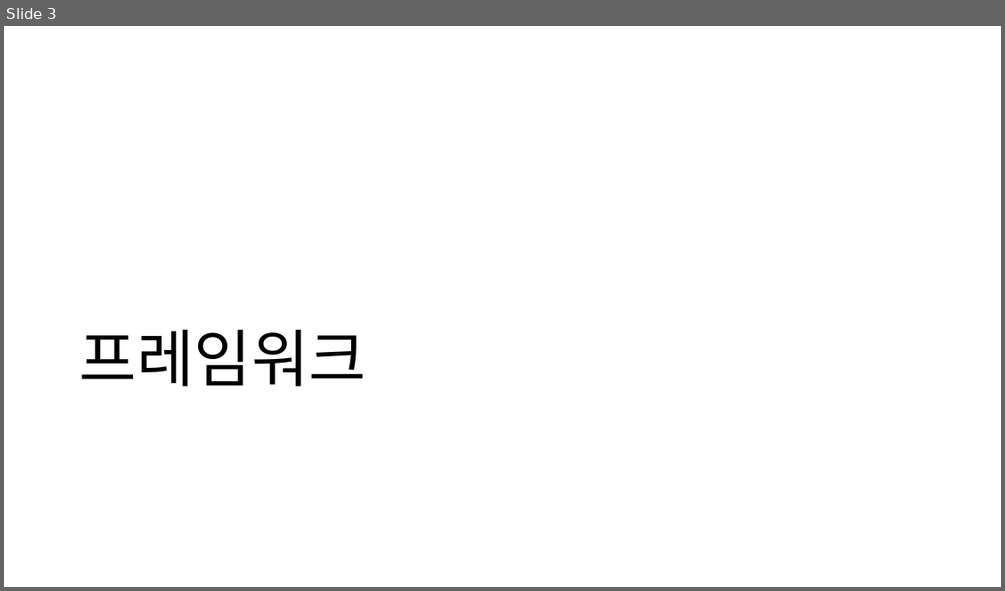
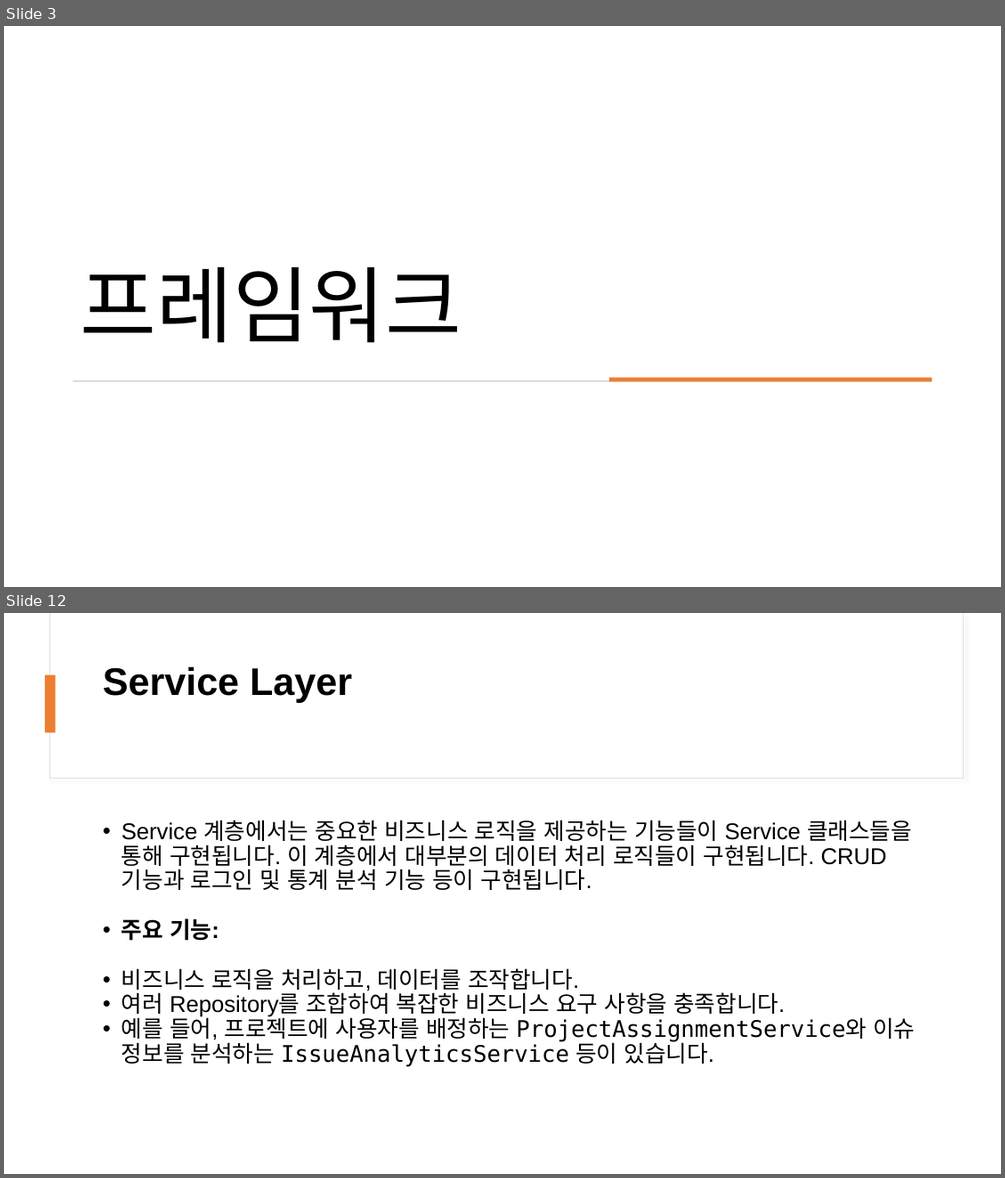
Before and after one commit to Son2kwon/SE_Project, a slide deck: Non-Coding-Region/SE_project 동영상 용 PPT.pptx. Shown one above the other, each under a label of ours: slide 3 before the commit, slides 3 and 12 after it; the slides between them are not shown. The pictures are 1005x591 and 1005x1178 pixels, drawn with LibreOffice and Linux fonts; fonts in the diff are those of the drawing. Boxes give left, top, right and bottom in pixels: in the first picture for what was removed or moved away, otherwise in the second. Text is boxed around its words. In the diff, an @@ line names an element or a change of style, - is before the commit and + after.

```diff
--- a/Non-Coding-Region/SE_project 동영상 용 PPT.pptx
+++ b/Non-Coding-Region/SE_project 동영상 용 PPT.pptx
@@ slide 12 added at (4,613,1001,1174), background #FFFFFF @@
@@ rectangle added at (49,613,963,779), fill #FFFFFF, outline #E1E1E1 0.75 pt @@
@@ rectangle added at (50,613,963,778), fill #FFFFFF @@
@@ rectangle added at (45,675,56,732), fill #ED7D31 @@
@@ title added at (103,666,352,703), 37 pt, text #000000, bold @@
+Service Layer
@@ text added at (121,819,914,1066), 22 pt, text #000000 @@
+• Service 계층에서는 중요한 비즈니스 로직을 제공하는 기능들이 Service 클래스들을 통해 구현됩니다. 이 계층에서 대부분의 데이터 처리 로직들이 구현됩니다. CRUD 기능과 로그인 및 통계 분석 기능 등이 구현됩니다.
+• 주요 기능:
+• 비즈니스 로직을 처리하고, 데이터를 조작합니다.
+• 여러 Repository를 조합하여 복잡한 비즈니스 요구 사항을 충족합니다.
+• 예를 들어, 프로젝트에 사용자를 배정하는 ProjectAssignmentService와 이슈 정보를 분석하는 IssueAnalyticsService 등이 있습니다.
@@ slide 3 changed as well @@
@@ title "프레임워크": place and size @@
-title "프레임워크" at (80,329,366,386)
+title "프레임워크" at (80,266,461,343)
@@ title "프레임워크" at (80,266,461,343): size 60 to 80 pt @@
@@ rectangle added at (73,380,932,382), fill #D5D5D5 @@
@@ rectangle added at (609,378,932,382), fill #ED7D31 @@
```
Also in this commit, not shown: 3 other slides changed, 24 other slides added, 1 slide removed.
